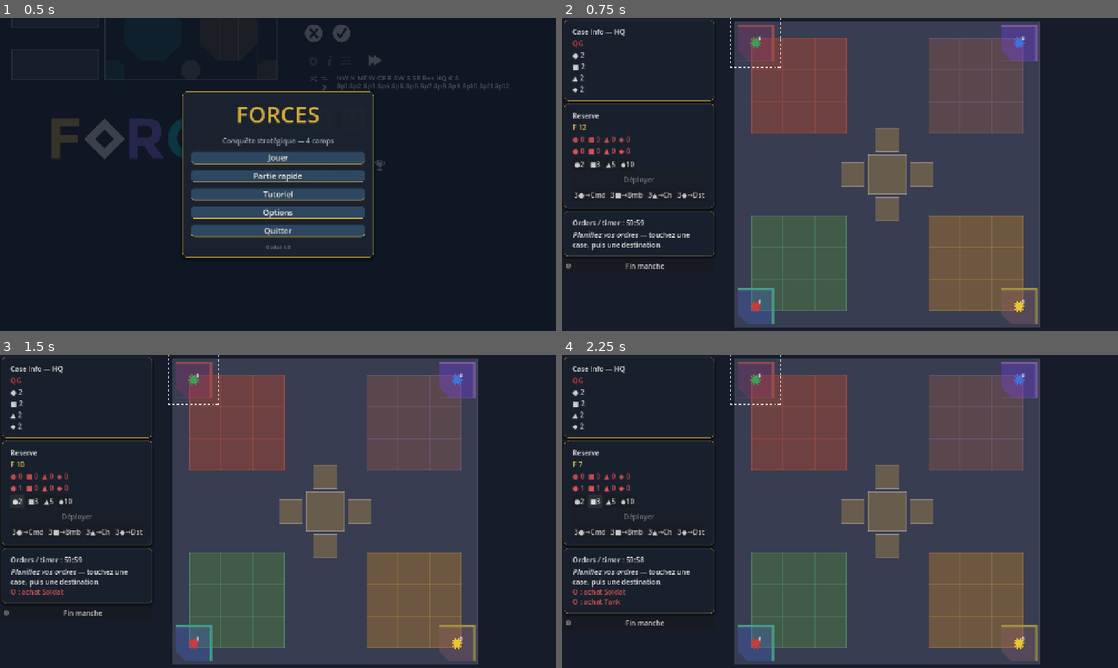
Above: before the commit, frames 1-4 (two rows, left to right).
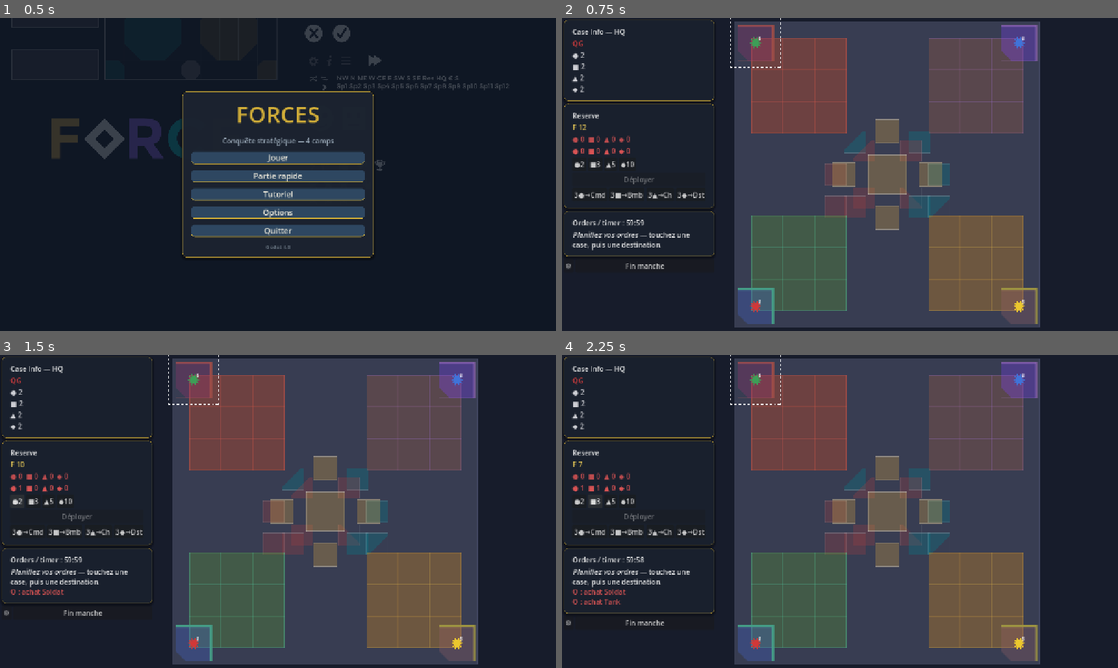
Above: after the commit, the same moments.

Repository: tlloancy/Forces
Game: Godot game, scene res://scenes/menu/main_menu.tscn
The game is run twice, just before and just after one commit, with the same random seed, the same clock (stepped at 60 frames per second) and the same inputs.
Inputs:
- Up to frame 1 (0.5 s): no input
- Up to frame 2 (0.75 s): click "Partie rapide" at 0.5 s
- Up to frame 3 (1.5 s): click "●2" at 1.25 s
- Up to frame 4 (2.25 s): click "■3" at 2 s

Frame 1 is identical in both runs. In frame 2, 2.3% of the frame differs, in the area x 47-70%, y 32-68%; in frame 3, 2.3%; in frame 4, 2.3%.

Commit message:
feat(godot): connecteurs mer Space_* entre les quadrants
Sprites Sp/connector_h/v, tailles proportionnelles et couloirs recentres dans sector_layout.

Diff:
--- a/godot/data/sector_layout.json
+++ b/godot/data/sector_layout.json
@@ -206,82 +206,82 @@
   },
   "Moon_N": {
     "x": 140.0,
-    "y": 108.0,
+    "y": 100.0,
     "r": 12
   },
   "Moon_S": {
     "x": 140.0,
-    "y": 172.0,
+    "y": 180.0,
     "r": 12
   },
   "Moon_W": {
-    "x": 108.0,
+    "x": 100.0,
     "y": 140.0,
     "r": 12
   },
   "Moon_E": {
-    "x": 172.0,
+    "x": 180.0,
     "y": 140.0,
     "r": 12
   },
   "Space_1": {
-    "x": 124.0,
-    "y": 124.0,
+    "x": 118.0,
+    "y": 118.0,
     "r": 10
   },
   "Space_2": {
-    "x": 156.0,
-    "y": 124.0,
+    "x": 162.0,
+    "y": 118.0,
     "r": 10
   },
   "Space_3": {
-    "x": 156.0,
-    "y": 156.0,
+    "x": 162.0,
+    "y": 162.0,
     "r": 10
   },
   "Space_4": {
-    "x": 124.0,
-    "y": 156.0,
+    "x": 118.0,
+    "y": 162.0,
     "r": 10
   },
   "Space_5": {
-    "x": 96.0,
+    "x": 92.0,
     "y": 140.0,
     "r": 10
   },
   "Space_6": {
-    "x": 108.0,
-    "y": 112.0,
+    "x": 110.0,
+    "y": 110.0,
     "r": 10
   },
   "Space_7": {
-    "x": 172.0,
-    "y": 112.0,
+    "x": 170.0,
+    "y": 110.0,
     "r": 10
   },
   "Space_8": {
-    "x": 184.0,
+    "x": 188.0,
     "y": 140.0,
     "r": 10
   },
   "Space_9": {
-    "x": 172.0,
-    "y": 168.0,
+    "x": 170.0,
+    "y": 170.0,
     "r": 10
   },
   "Space_10": {
-    "x": 184.0,
-    "y": 168.0,
+    "x": 188.0,
+    "y": 170.0,
     "r": 10
   },
   "Space_11": {
-    "x": 108.0,
-    "y": 168.0,
+    "x": 110.0,
+    "y": 170.0,
     "r": 10
   },
   "Space_12": {
-    "x": 96.0,
-    "y": 168.0,
+    "x": 92.0,
+    "y": 170.0,
     "r": 10
   },
   "_meta": {
--- a/godot/scripts/battle/board_map.gd
+++ b/godot/scripts/battle/board_map.gd
@@ -194,34 +194,19 @@
 	return 1
 
 
-func _tile_design_diameter(sector_id: String) -> float:
-	if sector_id.begins_with("HQ_"):
-		return 34.0
-	if sector_id == "Sun":
-		return 36.0
-	if sector_id.begins_with("Moon_"):
-		return 22.0
-	# Correspond à LAND_STEP — tuiles jointives sans empilement alpha excessif.
-	return LAND_STEP
-
-
 func _draw_tiles(board: Rect2, sx: float, sy: float, scale: float) -> void:
 	for sector_id: String in _sorted_sector_ids():
-		# Connecteurs mer : zones cliquables conservées, rendu simplifié (fond bleu nuit).
-		if sector_id.begins_with("Space_"):
-			continue
 		var d: Dictionary = _layout[sector_id] as Dictionary
 		var cx := board.position.x + float(d["x"]) * sx
 		var cy := board.position.y + float(d["y"]) * sy
 		var tex: AtlasTexture = BoardAtlas.tile_texture(sector_id)
 		if tex == null or tex.atlas == null:
 			continue
-		var native := BoardAtlas.tile_native_size(sector_id)
-		var diameter := _tile_design_diameter(sector_id) * scale
-		var fit := diameter / maxf(native.x, native.y)
-		var w := native.x * fit
-		var h := native.y * fit
-		var rect := Rect2(Vector2(cx - w * 0.5, cy - h * 0.5), Vector2(w, h))
+		var design := BoardAtlas.tile_design_size(sector_id) * scale
+		var rect := Rect2(
+			Vector2(cx - design.x * 0.5, cy - design.y * 0.5),
+			design
+		)
 		draw_texture_rect(tex, rect, false, BoardAtlas.sector_tile_modulate(sector_id))
 
 
--- a/godot/scripts/core/board_atlas.gd
+++ b/godot/scripts/core/board_atlas.gd
@@ -4,6 +4,7 @@
 
 const ATLAS_PATH := "res://assets/textures/FORCE-AD-13a.png"
 const DATA_PATH := "res://data/atlas_sprites.json"
+const LAND_STEP := 88.0 / 3.0
 
 static var _data: Dictionary = {}
 static var _texture: Texture2D
@@ -114,6 +115,8 @@
 		var sp_key := "Sp" + sector_id.trim_prefix("Space_")
 		if shapes.has(sp_key):
 			return str(shapes[sp_key])
+		if sector_id in ["Space_5", "Space_8", "Space_12", "Space_11"]:
+			return str(defaults.get("connector_v", "FORCE-AD-13a_83"))
 		return str(defaults.get("connector_h", "FORCE-AD-13a_105"))
 	if sector_id == "Sun" or sector_id.begins_with("Moon_"):
 		return str(shapes.get("CE", defaults.get("neutral", "FORCE-AD-13a_77")))
@@ -153,6 +156,30 @@
 	return Vector2(float(sz.x), float(sz.y))
 
 
+static func tile_design_size(sector_id: String) -> Vector2:
+	if sector_id.begins_with("Space_"):
+		return _sea_connector_design_size(sector_id)
+	if sector_id.begins_with("HQ_"):
+		return Vector2(34.0, 34.0)
+	if sector_id == "Sun":
+		return Vector2(36.0, 36.0)
+	if sector_id.begins_with("Moon_"):
+		return Vector2(22.0, 22.0)
+	return Vector2(LAND_STEP, LAND_STEP)
+
+
+static func _sea_connector_design_size(sector_id: String) -> Vector2:
+	var native := tile_native_size(sector_id)
+	var long_side := 40.0
+	if native.x > native.y * 1.25:
+		var h := long_side * (native.y / native.x)
+		return Vector2(long_side, h)
+	if native.y > native.x * 1.25:
+		var w := long_side * (native.x / native.y)
+		return Vector2(w, long_side)
+	return Vector2(20.0, 20.0)
+
+
 static func _camp_multiply_color(camp: GameConstants.Camp) -> Color:
 	var tints: Dictionary = {
 		GameConstants.Camp.GREEN: Color(1.0, 0.42, 0.38),
Not shown, changed: godot/CHANGELOG.md
Not shown, changed: godot/tools/generate_sector_layout.py
